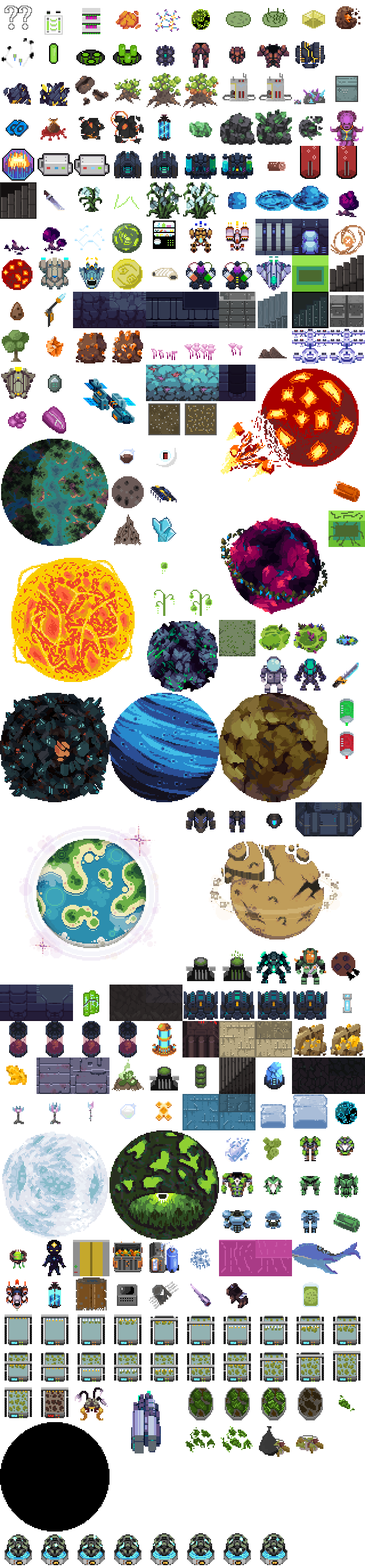
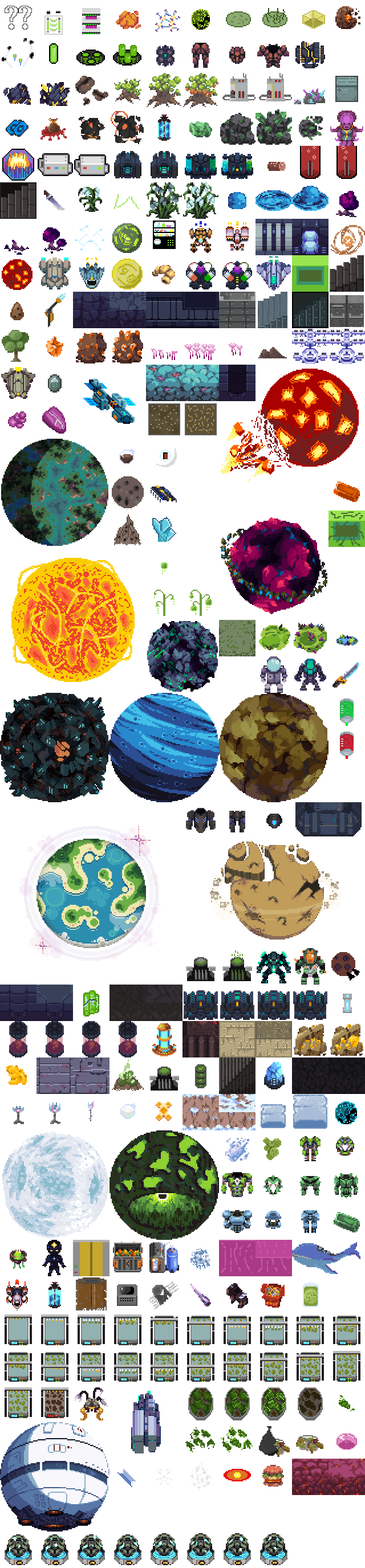
Two versions of the same layered image (365×1568). Layer-by-layer changes:
added layer "glaze" above "gold" over box(117, 1468, 136, 1488)
added layer "inferno-core" above "ion-drive" over box(223, 1468, 251, 1482)
added layer "jelly" above "ion-drive" over box(336, 1433, 357, 1450)
added layer "maggot-burger" above "maggot" over box(262, 1464, 284, 1487)
added layer "maggot" above "maggot-old" over box(152, 264, 175, 285)
renamed "maggot" to "maggot-old", hid it over box(151, 267, 178, 281)
added layer "mech-take-out" above "microcontroller" over box(260, 1283, 285, 1308)
added layer "silk" above "slik-ship" over box(156, 1468, 173, 1485)
added layer "slik-ship" above "slerm-legs" over box(189, 1462, 212, 1489)
painted on "the-great-nomad" over box(0, 1422, 110, 1532)
added layer "wall-fire-extended" above "wall-fire-front" over box(328, 1458, 365, 1496)
added layer "wall-fire-front" above "wall-flesh" over box(291, 1458, 329, 1496)
added layer "wall-ice-extended" (1st of 2) above "wall-ice-front" over box(218, 1093, 256, 1131)
added layer "wall-ice-front" above "wall-ice-extended" over box(182, 1093, 219, 1131)
